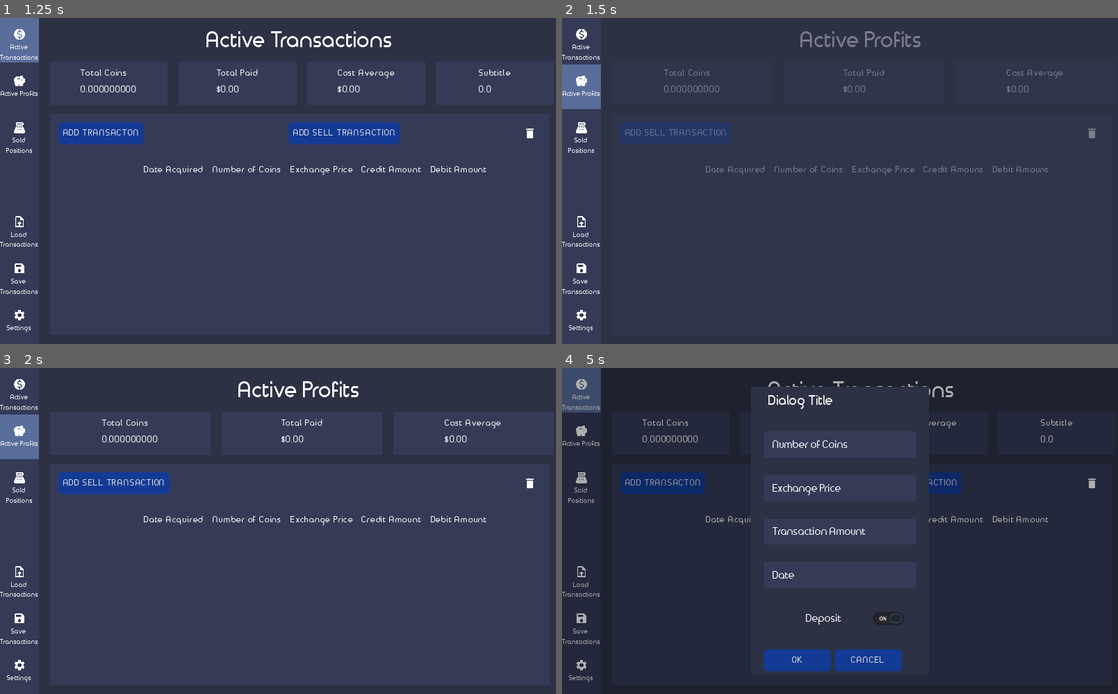
Above: before the commit, frames 1-4 (two rows, left to right).
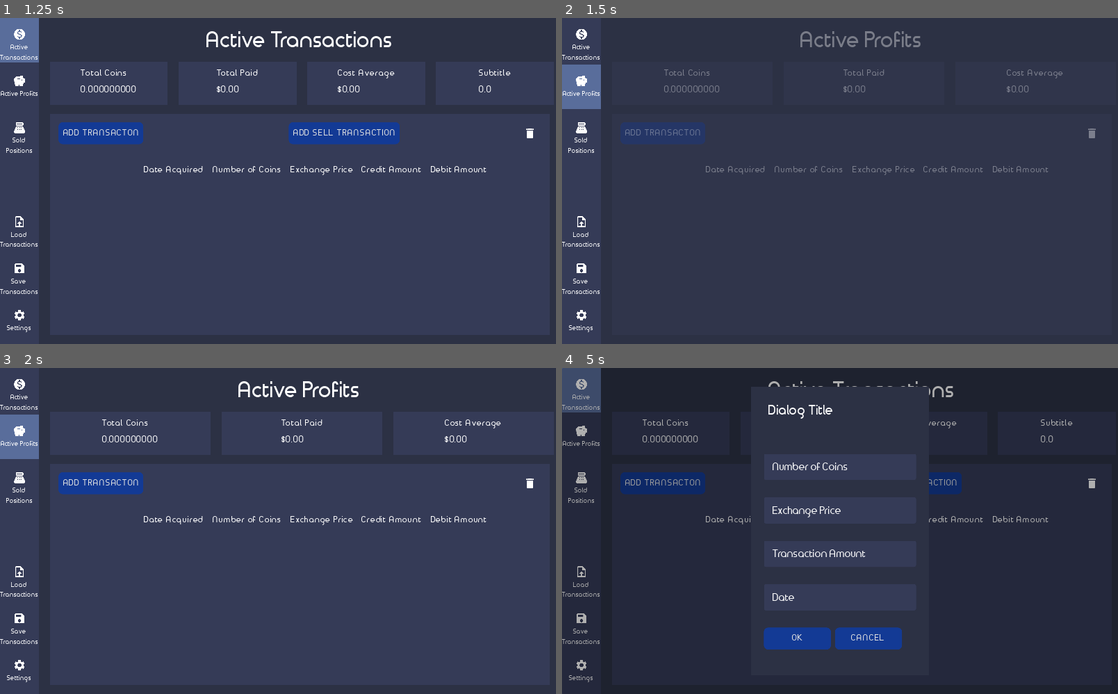
Above: after the commit, the same moments.

Repository: andyodle/AssetTransactionLog
Game: Godot game, scene res://Scenes/Main.tscn
The game is run twice, just before and just after one commit, with the same random seed, the same clock (stepped at 60 frames per second) and the same inputs. The engine's default icon, where the game draws it, is replaced by a stand-in: a white triangle on a blue panel in a dark square.
Inputs (mouse positions are in pixels of both pictures, inside the frame that each line leads up to):
- Up to frame 1 (1.25 s): click (22, 40) at 0.5 s
- Up to frame 2 (1.5 s): click (584, 86) at 1.25 s
- Up to frame 3 (2 s): no input
- Up to frame 4 (5 s): click (584, 485) at 2 s; click (1090, 482) at 2.75 s; click (584, 390) at 3.5 s; click "ADD TRANSACTON" at 4.25 s

Frame 1 is identical in both runs. In frame 2, 0.4% of the frame differs, in the area x 14-31%, y 31-39%; in frame 3, 0.4%; in frame 4, 4.7%, in the area x 36-62%, y 8-94%.

Commit message:
Added a dialog to allow profit transaction to be added to the profit table. Hid the is credit or debit toggle because it's not necessary.

Diff:
--- a/Development/Scenes/Controls/AddTransaction.tscn
+++ b/Development/Scenes/Controls/AddTransaction.tscn
@@ -61,48 +61,51 @@
 
 [node name="DialogTitle" parent="CenterContainer/DialogContainer/MarginContainer/CenterContainer/VBoxContainer" index="0"]
 margin_right = 280.0
-margin_bottom = 49.0
+margin_bottom = 90.0
 
 [node name="Title" parent="CenterContainer/DialogContainer/MarginContainer/CenterContainer/VBoxContainer/DialogTitle/MarginContainer" index="0"]
+margin_top = 26.0
 margin_right = 272.0
+margin_bottom = 59.0
 
 [node name="NumberOfCoins" parent="CenterContainer/DialogContainer/MarginContainer/CenterContainer/VBoxContainer" index="1" instance=ExtResource( 3 )]
-margin_top = 81.0
+margin_top = 122.0
 margin_right = 280.0
-margin_bottom = 129.0
+margin_bottom = 170.0
 
 [node name="Label" parent="CenterContainer/DialogContainer/MarginContainer/CenterContainer/VBoxContainer/NumberOfCoins" index="6"]
 custom_fonts/font = SubResource( 1 )
 text = "Number of Coins"
 
 [node name="ExchangePrice" parent="CenterContainer/DialogContainer/MarginContainer/CenterContainer/VBoxContainer" index="2" instance=ExtResource( 3 )]
-margin_top = 161.0
+margin_top = 202.0
 margin_right = 280.0
-margin_bottom = 209.0
+margin_bottom = 250.0
 
 [node name="Label" parent="CenterContainer/DialogContainer/MarginContainer/CenterContainer/VBoxContainer/ExchangePrice" index="6"]
 custom_fonts/font = SubResource( 2 )
 text = "Exchange Price"
 
 [node name="TransactionAmount" parent="CenterContainer/DialogContainer/MarginContainer/CenterContainer/VBoxContainer" index="3" instance=ExtResource( 3 )]
-margin_top = 241.0
+margin_top = 282.0
 margin_right = 280.0
-margin_bottom = 289.0
+margin_bottom = 330.0
 
 [node name="Label" parent="CenterContainer/DialogContainer/MarginContainer/CenterContainer/VBoxContainer/TransactionAmount" index="6"]
 custom_fonts/font = SubResource( 3 )
 text = "Transaction Amount"
 
 [node name="TransactionDate" parent="CenterContainer/DialogContainer/MarginContainer/CenterContainer/VBoxContainer" index="4" instance=ExtResource( 3 )]
-margin_top = 321.0
+margin_top = 362.0
 margin_right = 280.0
-margin_bottom = 369.0
+margin_bottom = 410.0
 
 [node name="Label" parent="CenterContainer/DialogContainer/MarginContainer/CenterContainer/VBoxContainer/TransactionDate" index="6"]
 custom_fonts/font = SubResource( 4 )
 text = "Date"
 
 [node name="CreditOrDebit" parent="CenterContainer/DialogContainer/MarginContainer/CenterContainer/VBoxContainer" index="5" instance=ExtResource( 5 )]
+visible = false
 anchor_right = 0.0
 anchor_bottom = 0.0
 margin_top = 401.0
@@ -117,7 +120,7 @@
 text = "Deposit"
 
 [node name="DialogActionButtons" parent="CenterContainer/DialogContainer/MarginContainer/CenterContainer/VBoxContainer" index="6"]
-margin_top = 482.0
+margin_top = 442.0
 margin_right = 280.0
 margin_bottom = 532.0
 mouse_filter = 1
--- a/Development/Scenes/Main.tscn
+++ b/Development/Scenes/Main.tscn
@@ -150,10 +150,8 @@
 [node name="VBoxContainer" parent="HBoxContainer/TabsContainer/ProfitTransactionsView/VBoxContainer/TransactionLog/MarginContainer" index="1"]
 margin_bottom = 416.0
 
-[node name="AddTransactonButton" parent="HBoxContainer/TabsContainer/ProfitTransactionsView/VBoxContainer/TransactionLog/MarginContainer/VBoxContainer/ActionButtonContainer/MarginContainer/HBoxContainer" index="0"]
-visible = false
-
 [node name="CalculateSellButton" parent="HBoxContainer/TabsContainer/ProfitTransactionsView/VBoxContainer/TransactionLog/MarginContainer/VBoxContainer/ActionButtonContainer/MarginContainer/HBoxContainer" index="1"]
+visible = false
 margin_left = 0.0
 
 [node name="ScrollContainer" parent="HBoxContainer/TabsContainer/ProfitTransactionsView/VBoxContainer/TransactionLog/MarginContainer/VBoxContainer" index="2"]
@@ -165,7 +163,10 @@
 [node name="SoldTransactionLogView" parent="HBoxContainer/TabsContainer" instance=ExtResource( 7 )]
 visible = false
 
-[node name="AddTransaction" parent="." instance=ExtResource( 6 )]
+[node name="AddActiveTransaction" parent="." instance=ExtResource( 6 )]
+visible = false
+
+[node name="AddProfitTransaction" parent="." instance=ExtResource( 6 )]
 visible = false
 
 [node name="SellTransactionDialog" parent="." instance=ExtResource( 5 )]
@@ -191,7 +192,8 @@
 [connection signal="AddTransactoinClick" from="HBoxContainer/TabsContainer/ActiveTransactionsView" to="." method="_on_ActiveTransactionsView_AddTransactoinClick"]
 [connection signal="SellTransactionClick" from="HBoxContainer/TabsContainer/ActiveTransactionsView" to="." method="_on_ActiveTransactionsView_SellTransactionClick"]
 [connection signal="AddTransactoinClick" from="HBoxContainer/TabsContainer/ProfitTransactionsView" to="." method="_on_ProfitTransactionsView_AddTransactoinClick"]
-[connection signal="AddNewTransaction" from="AddTransaction" to="." method="_on_AddTransaction_AddNewTransaction"]
+[connection signal="AddNewTransaction" from="AddActiveTransaction" to="." method="_on_AddTransaction_AddNewTransaction"]
+[connection signal="AddNewTransaction" from="AddProfitTransaction" to="." method="_on_AddProfitTransaction_AddNewTransaction"]
 [connection signal="AddSellTransaction" from="SellTransactionDialog" to="." method="_on_SellTransactionDialog_AddSellTransaction"]
 [connection signal="file_selected" from="OpenFileDialog" to="." method="_on_OpenFileDialog_file_selected"]
 [connection signal="file_selected" from="SaveFileDialog" to="." method="_on_SaveFileDialog_file_selected"]
--- a/Development/Scripts/Main.gd
+++ b/Development/Scripts/Main.gd
@@ -3,7 +3,8 @@
 onready var active_transactions_view = $HBoxContainer/TabsContainer/ActiveTransactionsView;
 onready var profit_transactions_view = $HBoxContainer/TabsContainer/ProfitTransactionsView;
 onready var sold_transactions_log_view = $HBoxContainer/TabsContainer/SoldTransactionLogView;
-onready var add_trans_dialog = $AddTransaction;
+onready var add_active_trans_dialog = $AddActiveTransaction;
+onready var add_profit_trans_dialog = $AddProfitTransaction;
 onready var sell_trans_dialog = $SellTransactionDialog;
 onready var open_file_dialog = $OpenFileDialog;
 onready var safe_file_dialog = $SaveFileDialog;
@@ -21,15 +22,15 @@
 	for trans_tab_view in trans_tab_views:
 		trans_tab_view.visible = false;
 
-# Add a new transaction.
+# Add a new active transaction.
 func _on_AddTransaction_AddNewTransaction(transaction_p):
 	# Add to the active transaction log.
-	if active_transactions_view.visible:
-		active_transactions_view.add_new_transaction(transaction_p);
-
+	active_transactions_view.add_new_transaction(transaction_p);
+
+# User wants to add a profit transaction.
+func _on_AddProfitTransaction_AddNewTransaction(transaction_p):
 	# Add to the profit transaction log.
-	if profit_transactions_view.visible:
-		profit_transactions_view.add_new_transaction(transaction_p);
+	profit_transactions_view.add_new_transaction(transaction_p);
 
 # Show the active trans tab.
 func _on_SideNavigationRail_ActiveTransClicked():
@@ -52,12 +53,12 @@
 # Add a active transaction.
 func _on_ActiveTransactionsView_AddTransactoinClick():
 	# Step 1: Show the add transaction dialog.
-	add_trans_dialog.fade_in();
+	add_active_trans_dialog.fade_in();
 
 # Add a profit transaction.
 func _on_ProfitTransactionsView_AddTransactoinClick():
 	# Step 1: Show the add transaction dialog.
-	add_trans_dialog.fade_in();
+	add_profit_trans_dialog.fade_in();
 
 # Calulate the sell transaction.
 func _on_ActiveTransactionsView_SellTransactionClick():
